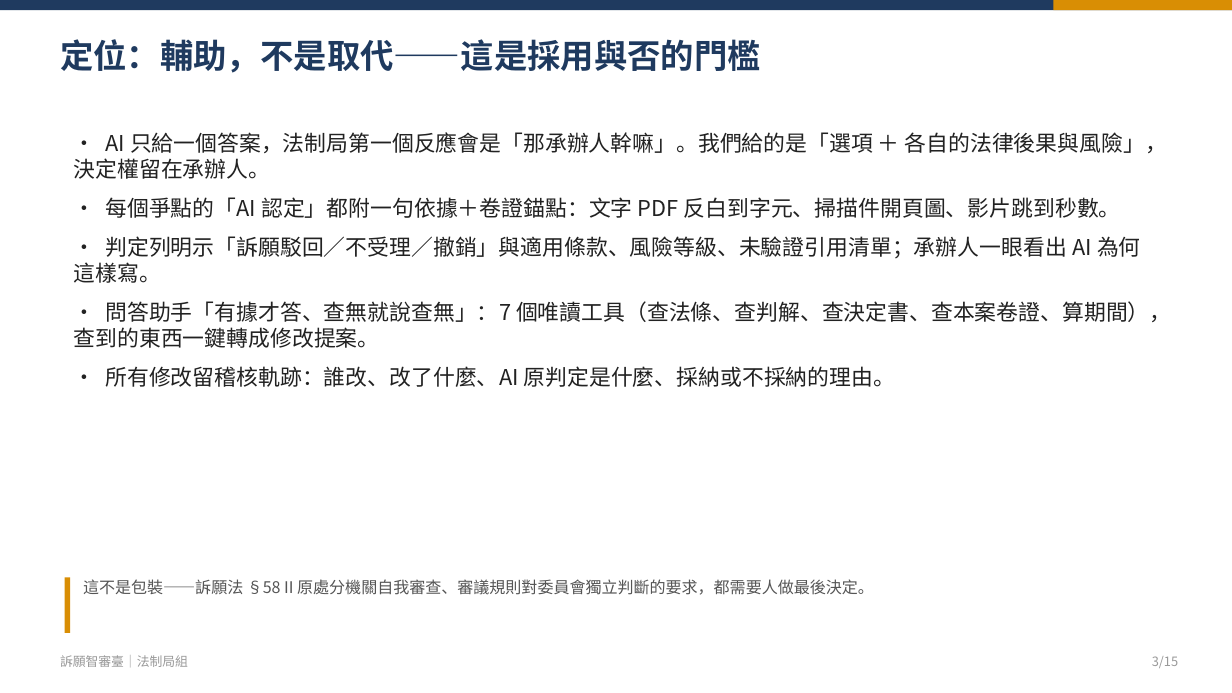
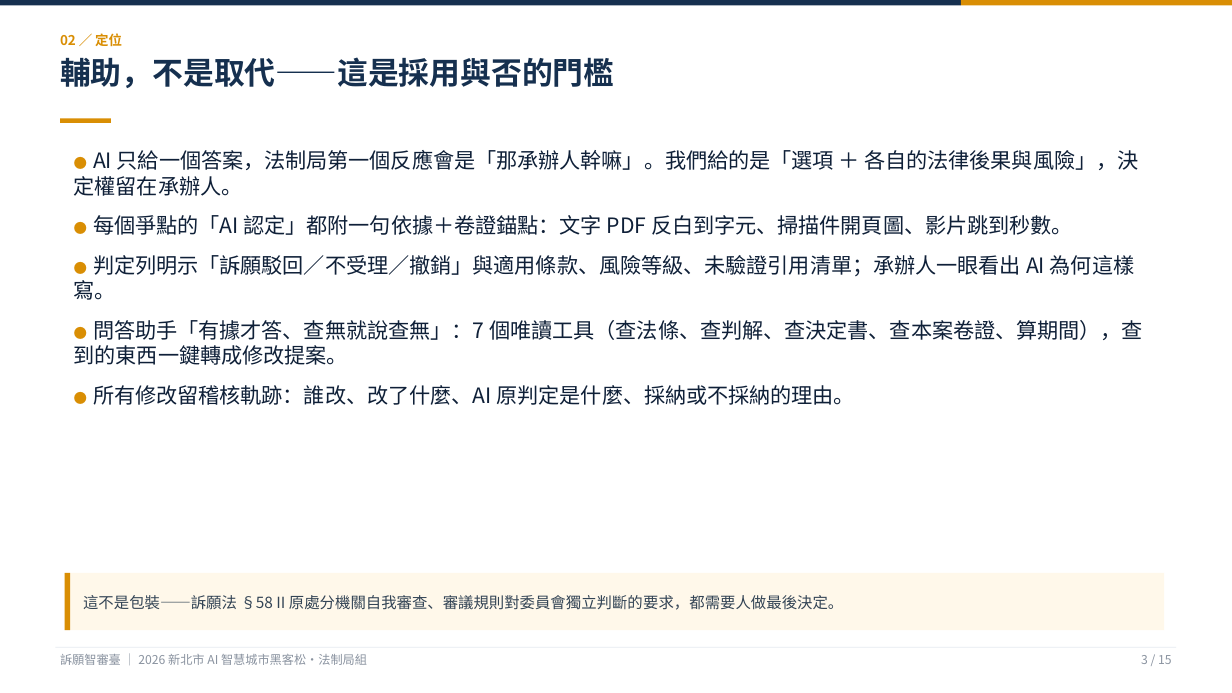
Before and after one commit to KevinMursh/hackathon_wisxxxx, a slide deck: slide 3 of docs/提案/提案簡報-訴願智審臺.pptx. Drawn at 1232x693 pixels with LibreOffice and Linux fonts; fonts in the diff are those of the drawing. Boxes give left, top, right and bottom in pixels: in the first picture for what was removed or moved away, otherwise in the second. Text is boxed around its words. In the diff, an @@ line names an element or a change of style, - is before the commit and + after.

```diff
--- a/docs/提案/提案簡報-訴願智審臺.pptx
+++ b/docs/提案/提案簡報-訴願智審臺.pptx
@@ rectangle: place and size @@
-rectangle at box(0, 0, 1232, 10)
+rectangle at box(0, 0, 961, 6)
@@ rectangle at box(0, 0, 961, 6): fill #1F3A5F to #16304F @@
@@ rectangle: place and size @@
-rectangle at box(1054, 0, 1232, 10)
+rectangle at box(961, 0, 1232, 6)
@@ text at box(60, 57, 614, 88): text changed; size 26 to 24 pt; text colour #1F3A5F to #16304F @@
-定位：輔助，不是取代——這是採用與否的門檻
+輔助，不是取代——這是採用與否的門檻
@@ text added at box(60, 33, 122, 46), 10.5 pt, text #D98E04, bold @@
+02 ／ 定位
@@ rectangle added at box(60, 118, 111, 123), fill #D98E04 @@
@@ text at box(74, 150, 1143, 405): text changed; size 17 to 16.5 pt; text colour #222222 to #0F2038 @@
-• AI 只給一個答案，法制局第一個反應會是「那承辦人幹嘛」。我們給的是「選項 ＋ 各自的法律後果與風險」，決定權留在承辦人。
-• 每個爭點的「AI 認定」都附一句依據＋卷證錨點：文字 PDF 反白到字元、掃描件開頁圖、影片跳到秒數。
-• 判定列明示「訴願駁回／不受理／撤銷」與適用條款、風險等級、未驗證引用清單；承辦人一眼看出 AI 為何這樣寫。
-• 問答助手「有據才答、查無就說查無」：7 個唯讀工具（查法條、查判解、查決定書、查本案卷證、算期間），查到的東西一鍵轉成修改提案。
-• 所有修改留稽核軌跡：誰改、改了什麼、AI 原判定是什麼、採納或不採納的理由。
+● AI 只給一個答案，法制局第一個反應會是「那承辦人幹嘛」。我們給的是「選項 ＋ 各自的法律後果與風險」，決定權留在承辦人。
+● 每個爭點的「AI 認定」都附一句依據＋卷證錨點：文字 PDF 反白到字元、掃描件開頁圖、影片跳到秒數。
+● 判定列明示「訴願駁回／不受理／撤銷」與適用條款、風險等級、未驗證引用清單；承辦人一眼看出 AI 為何這樣寫。
+● 問答助手「有據才答、查無就說查無」：7 個唯讀工具（查法條、查判解、查決定書、查本案卷證、算期間），查到的東西一鍵轉成修改提案。
+● 所有修改留稽核軌跡：誰改、改了什麼、AI 原判定是什麼、採納或不採納的理由。
@@ rectangle: place and size @@
-rectangle at box(65, 578, 70, 633)
+rectangle at box(65, 573, 70, 630)
@@ rectangle added at box(65, 573, 1165, 630), fill #FFF8EA @@
@@ text "這不是包裝——訴願法 §58 II 原處分機關自我審查、審議規則對委員會獨立判斷的要求，都需要人做最後決定。" at box(83, 595, 843, 610): size 12.5 to 12 pt, text colour #555555 to #334455; vertical alignment top to middle @@
@@ rectangle added at box(55, 647, 1177, 648), fill #E6EAF0 @@
@@ text at box(60, 654, 367, 665): text changed; size 10 to 9.5 pt; text colour #999999 to #8A93A0 @@
-訴願智審臺｜法制局組
+訴願智審臺 ｜ 2026 新北市 AI 智慧城市黑客松・法制局組
@@ text at box(1141, 655, 1172, 664): text changed; size 10 to 9.5 pt; text colour #999999 to #8A93A0 @@
-3/15
+3 / 15
```
Also in this commit, not shown: 14 other slides changed, 17 other files.
